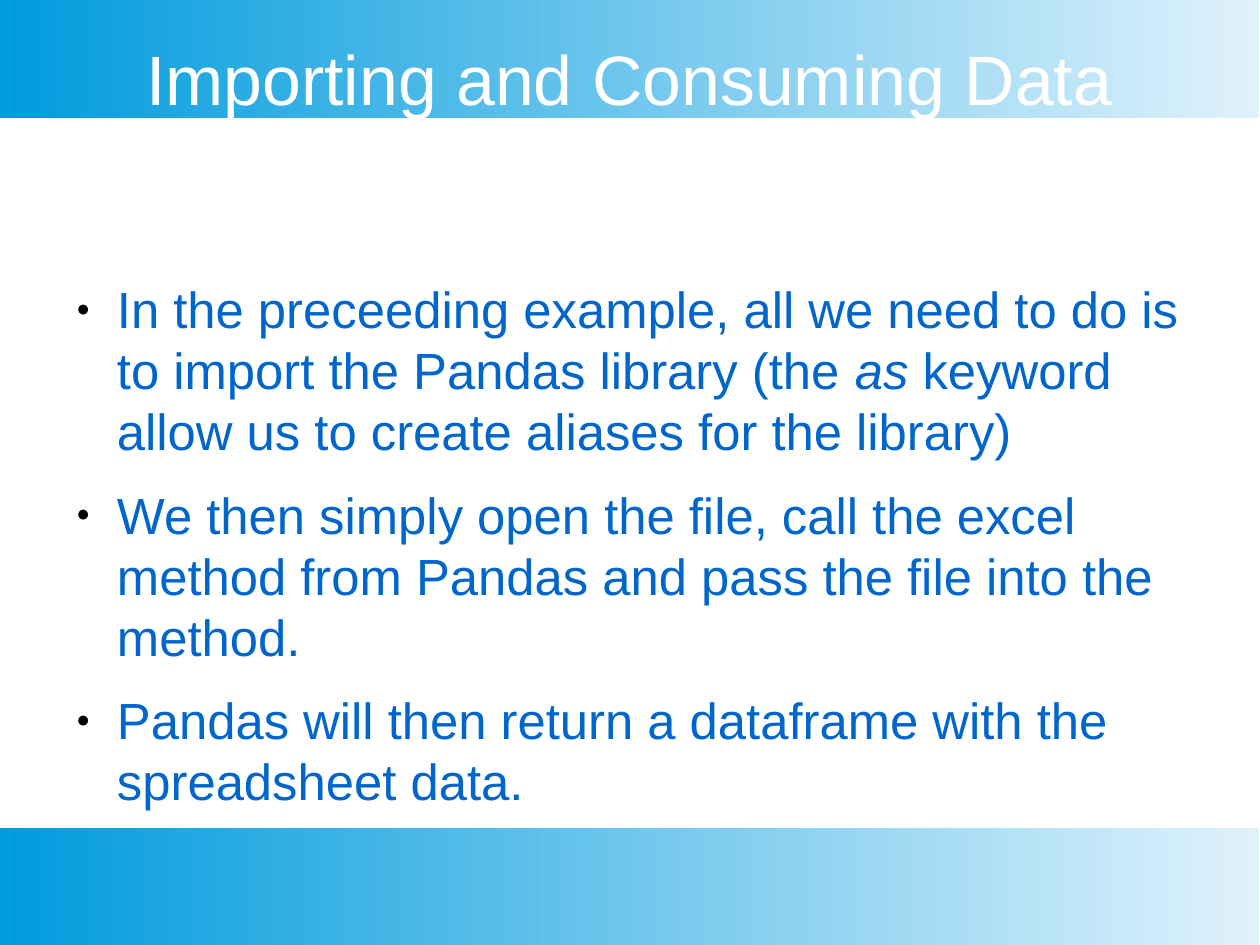
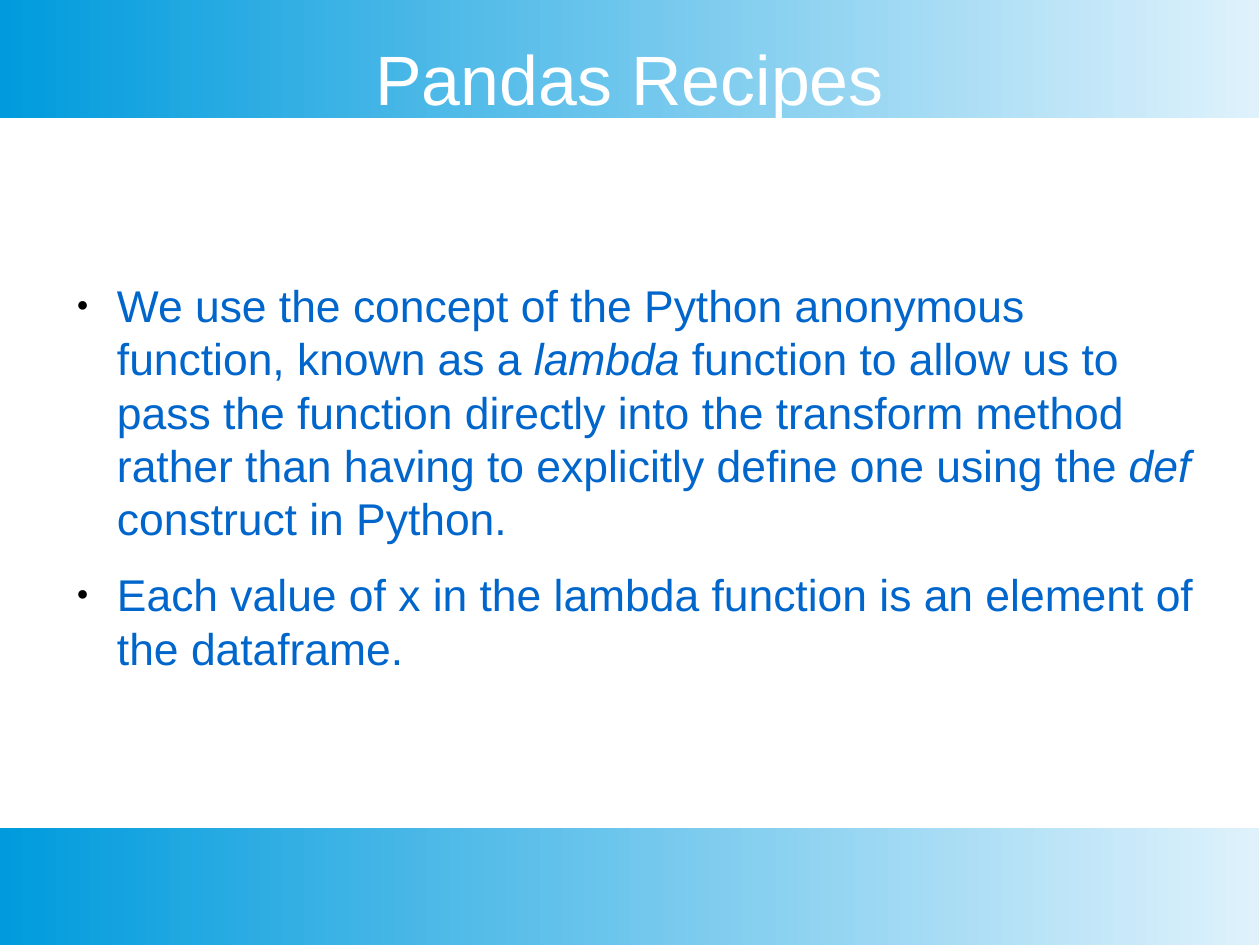
Before and after one commit to chankeypathak/CitiDataScience, a slide deck: slide 58 of marketanalyst/docs/Module 3.pptx (slide 13 before the commit). Drawn at 1260x945 pixels with LibreOffice and Linux fonts; fonts in the diff are those of the drawing. Boxes give left, top, right and bottom in pixels: in the first picture for what was removed or moved away, otherwise in the second. Text is boxed around its words. In the diff, an @@ line names an element or a change of style, - is before the commit and + after.

```diff
--- a/marketanalyst/docs/Module 3.pptx
+++ b/marketanalyst/docs/Module 3.pptx
@@ text at [375, 54, 883, 118]: text changed @@
-Importing and Consuming Data
+Pandas Recipes
@@ text at [117, 289, 1193, 666]: text changed; size 32 to 28 pt @@
-● In the preceeding example, all we need to do is to import the Pandas library (the as keyword allow us to create aliases for the library)
-● We then simply open the file, call the excel method from Pandas and pass the file into the method.
-● Pandas will then return a dataframe with the spreadsheet data.
+● We use the concept of the Python anonymous function, known as a lambda function to allow us to pass the function directly into the transform method rather than having to explicitly define one using the def construct in Python.
+● Each value of x in the lambda function is an element of the dataframe.
```
Also in this commit, not shown: 12 other slides changed, 53 slides added, 31 slides removed, 31 other files.
